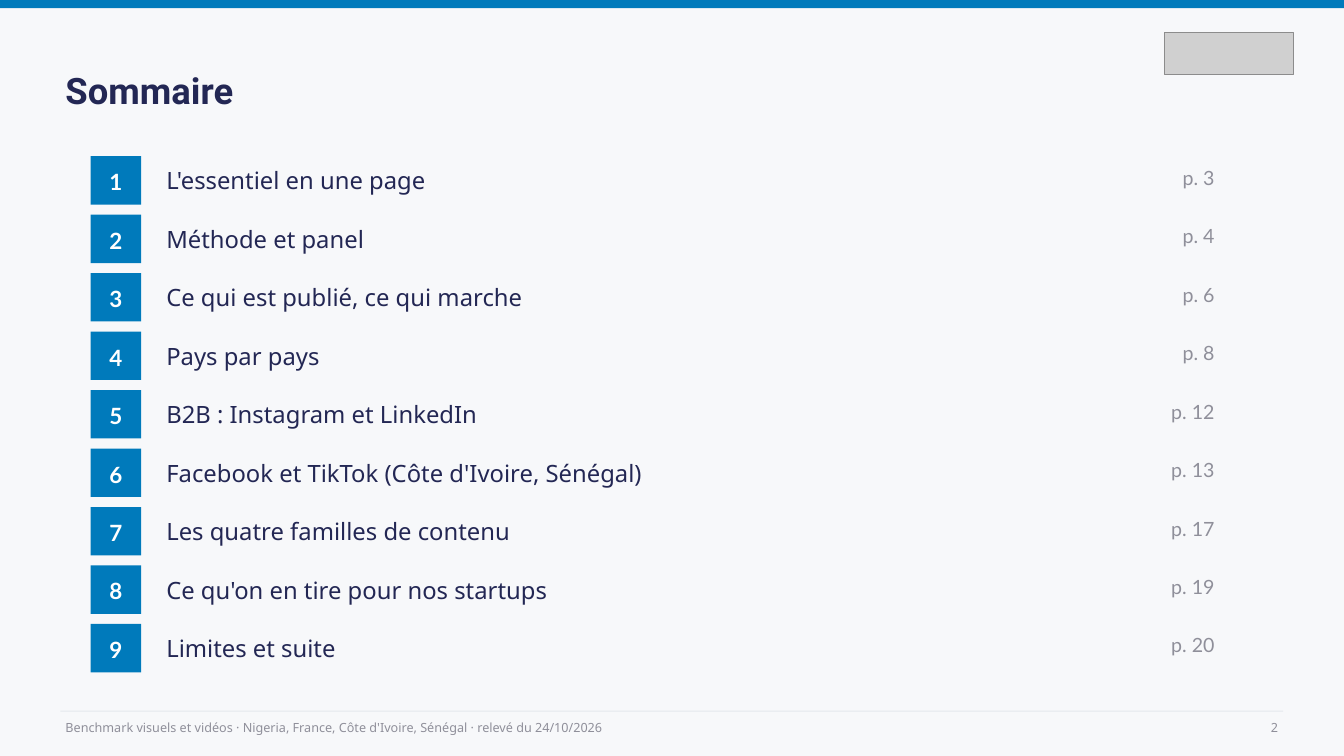
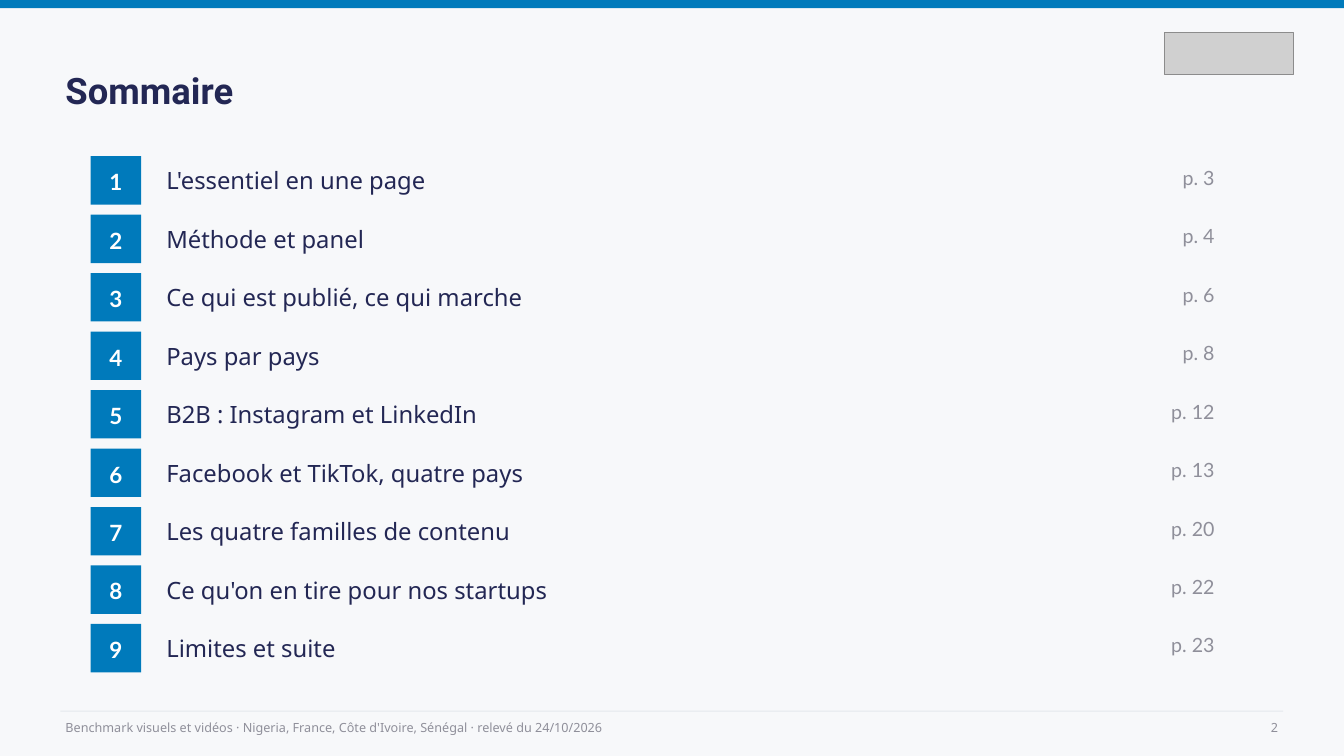
Before and after one commit to leslita06/fatima-unifood-fictif, a slide deck: slide 2 of benchmark-visuels/2026-10-24_benchmark-visuels-videos.pptx. Drawn at 1344x756 pixels with LibreOffice and Linux fonts; fonts in the diff are those of the drawing; grey boxes stand for pictures. Boxes give left, top, right and bottom in pixels: in the first picture for what was removed or moved away, otherwise in the second. Text is boxed around its words. In the diff, an @@ line names an element or a change of style, - is before the commit and + after.

```diff
--- a/benchmark-visuels/2026-10-24_benchmark-visuels-videos.pptx
+++ b/benchmark-visuels/2026-10-24_benchmark-visuels-videos.pptx
@@ text at <box>166,464,523,488</box>: text changed @@
-Facebook et TikTok (Côte d'Ivoire, Sénégal)
+Facebook et TikTok, quatre pays
@@ text at <box>1171,522,1215,539</box>: text changed @@
-p. 17
+p. 20
@@ text at <box>1171,580,1215,597</box>: text changed @@
-p. 19
+p. 22
@@ text at <box>1171,638,1215,655</box>: text changed @@
-p. 20
+p. 23
```
Also in this commit, not shown: 7 other slides changed, 3 slides added, 1 other file.
